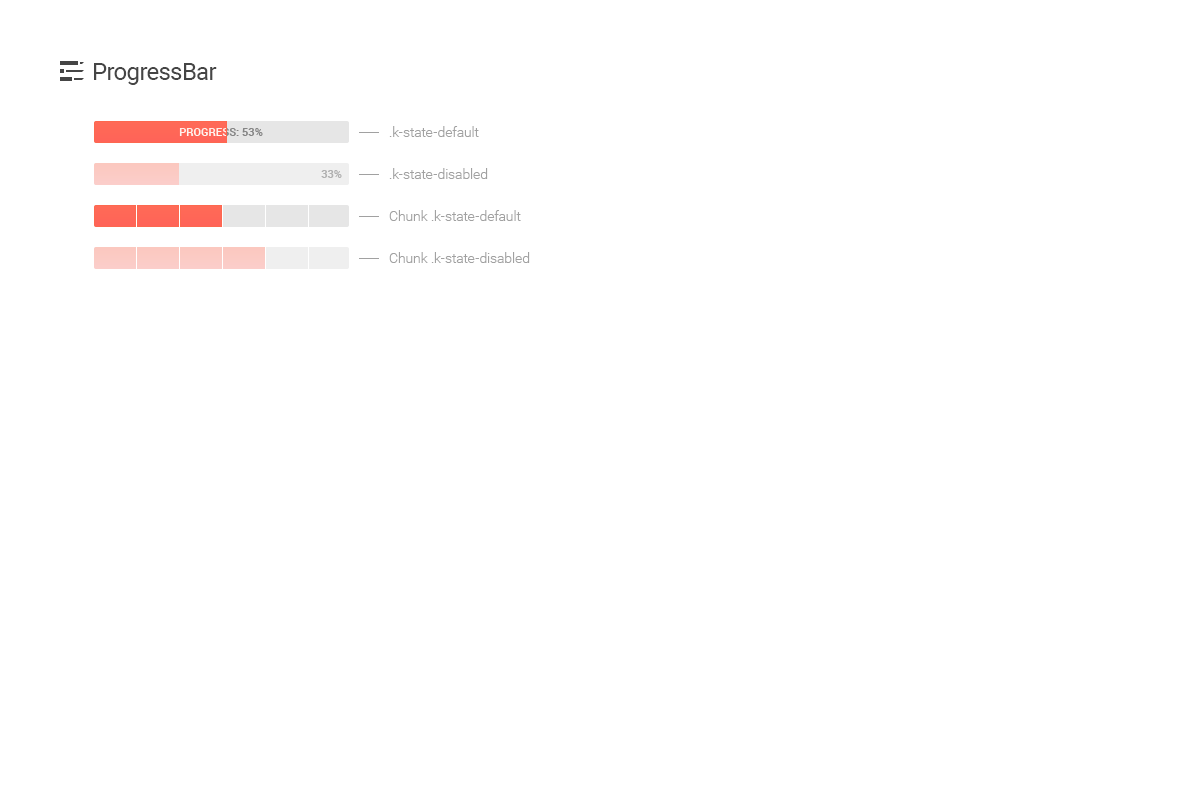
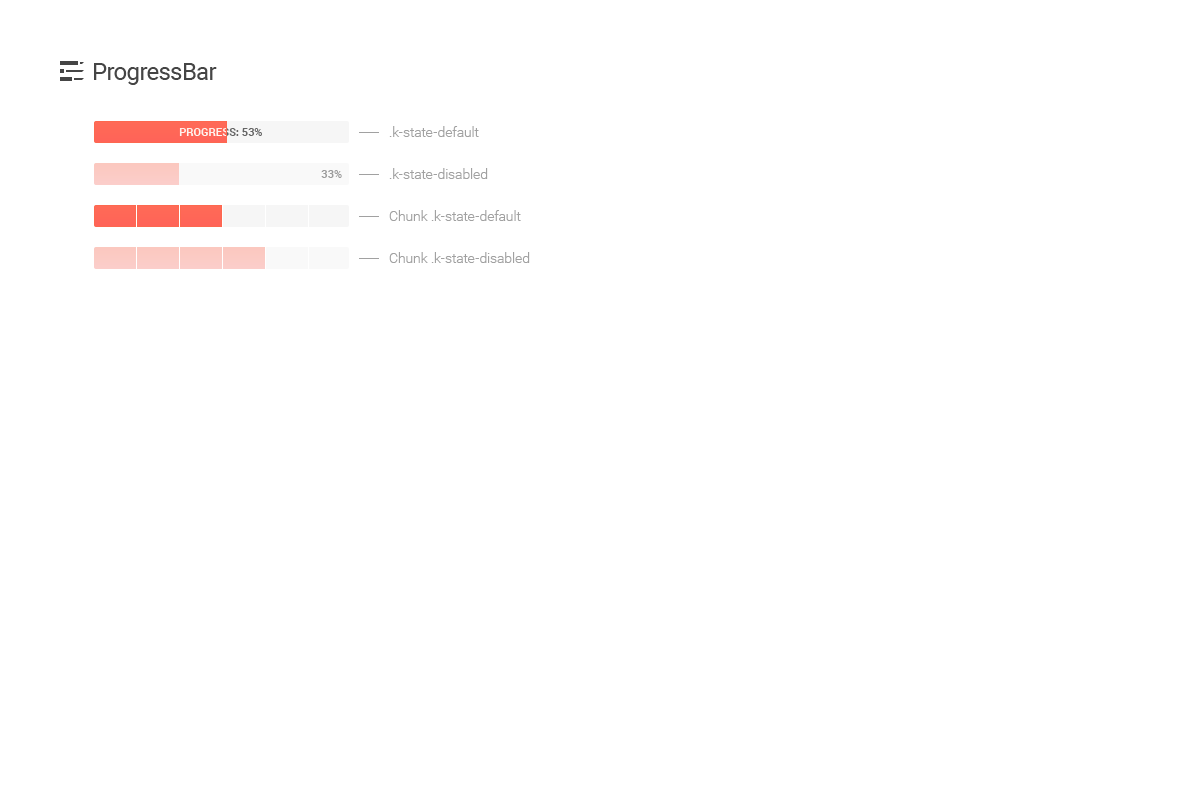
The second 1200 × 800 image is a revision of the first. Changes to its layers:
painted on "progress-back" (1st of 4, in "ProgressBar" › "Chunk Type 1 Disabled") over <box>266,247,349,269</box>
painted on "progress-back" (2nd of 4, in "ProgressBar" › "Chunk Type 1 Normal") over <box>94,205,349,227</box>
painted on "33%" (2nd of 2, in "ProgressBar" › "Type 1 Disabled") over <box>321,170,342,178</box>
painted on "progress-back" (3rd of 4, in "ProgressBar" › "Type 1 Disabled") over <box>179,163,349,185</box>
painted on "Progress: 53%" over <box>227,128,263,136</box>
painted on "progress-back" (4th of 4, in "ProgressBar" › "Type 1 Normal") over <box>94,121,349,143</box>
